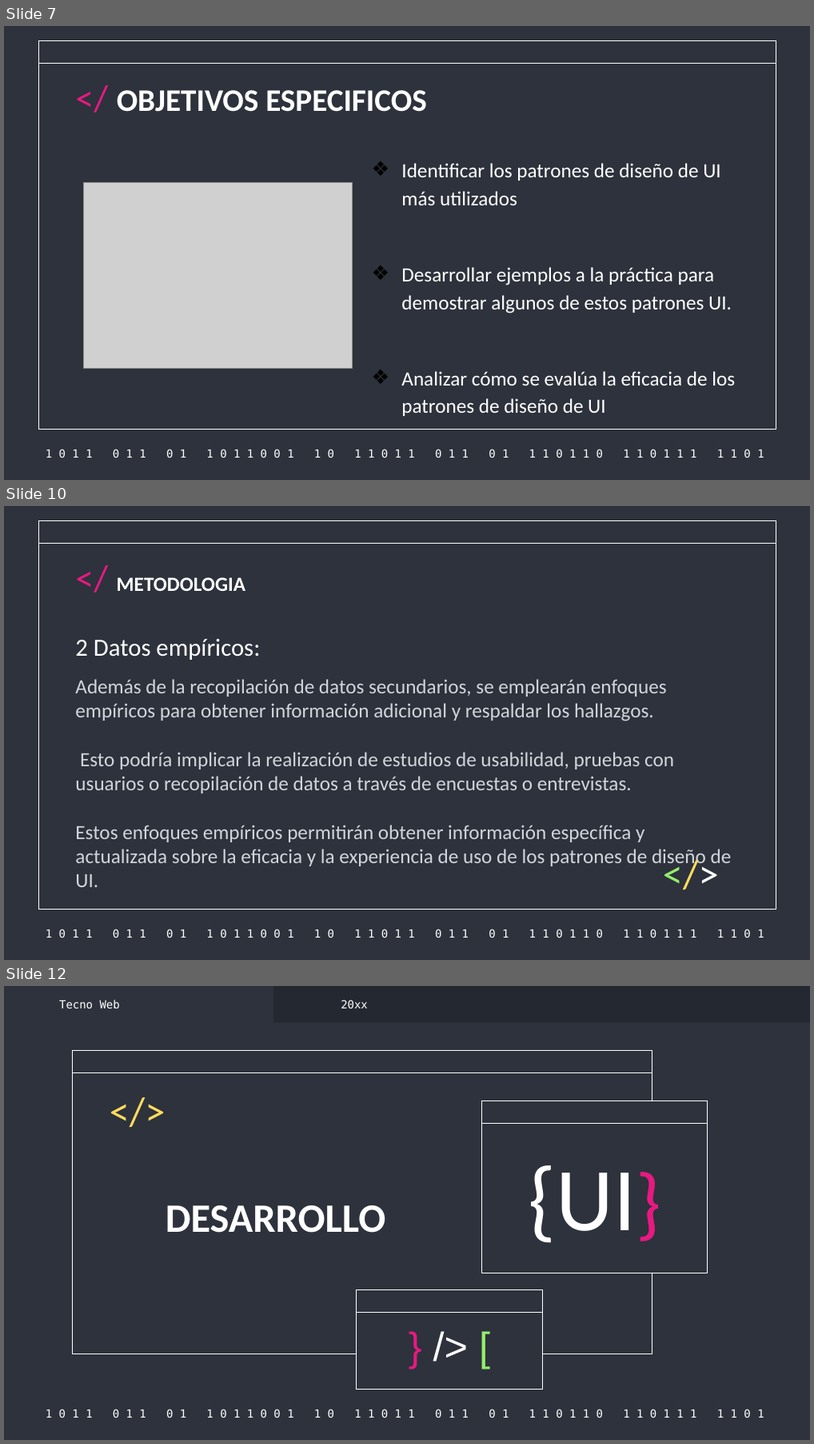
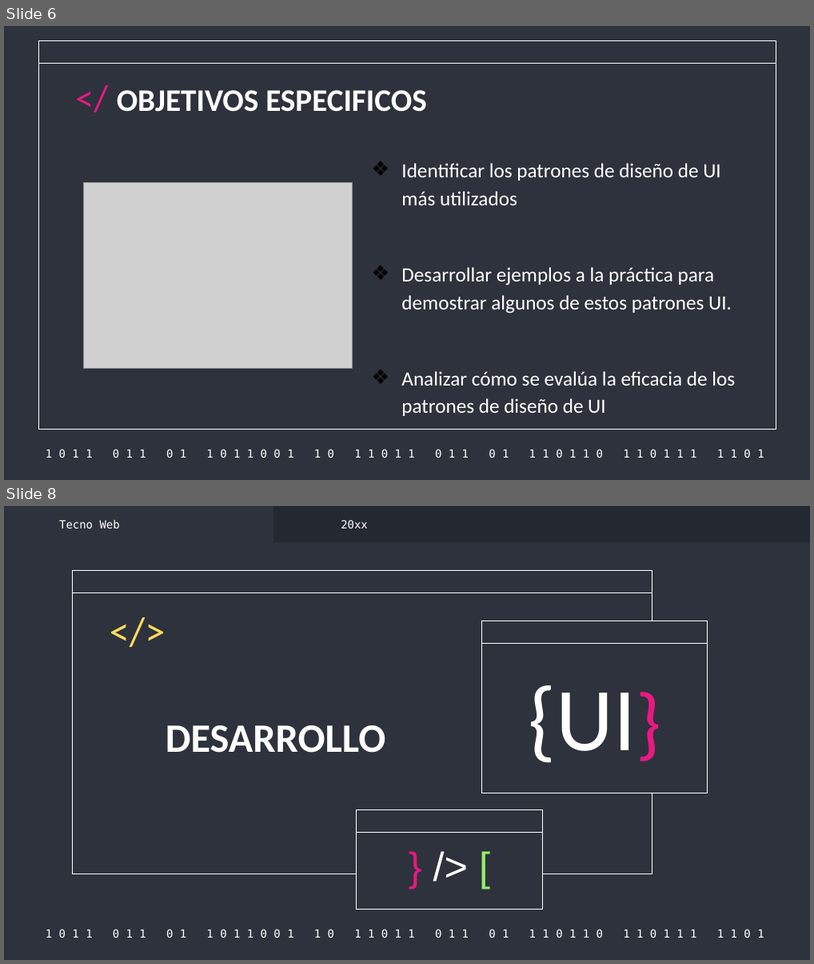
Before and after one commit to PANDITHAjr/WEB-TRANSPORTE-2022-2, a slide deck: DOCUMENTACION/tecnoweb.pptx. Shown one above the other, each under a label of ours: slides 7, 10 and 12 before the commit, slides 6 and 8 after it; the slides between them are not shown. The pictures are 814x1444 and 814x964 pixels, drawn with LibreOffice and Linux fonts; fonts in the diff are those of the drawing; grey boxes stand for pictures. Boxes give left, top, right and bottom in pixels: in the first picture for what was removed or moved away, otherwise in the second. Text is boxed around its words. In the diff, an @@ line names an element or a change of style, - is before the commit and + after.

```diff
--- a/DOCUMENTACION/tecnoweb.pptx
+++ b/DOCUMENTACION/tecnoweb.pptx
@@ slide 10 removed at bbox=[4, 506, 810, 960], background #2D323C; not listed: 3 template elements that a slide beside it also shows @@
@@ title removed at bbox=[117, 577, 246, 591] @@
-</ METODOLOGIA
@@ title removed at bbox=[75, 639, 260, 660] @@
-2 Datos empíricos:
@@ subtitle removed at bbox=[75, 679, 732, 887] @@
-Además de la recopilación de datos secundarios, se emplearán enfoques empíricos para obtener información adicional y respaldar los hallazgos.
-Esto podría implicar la realización de estudios de usabilidad, pruebas con usuarios o recopilación de datos a través de encuestas o entrevistas.
-Estos enfoques empíricos permitirán obtener información específica y actualizada sobre la eficacia y la experiencia de uso de los patrones de diseño de UI.
@@ text removed at bbox=[635, 852, 747, 898] @@
-</>
@@ what was slide 7 is now slide 6 @@
@@ what was slide 12 is now slide 8 @@
```
Also in this commit, not shown: 3 slides changed, 3 other slides removed.
